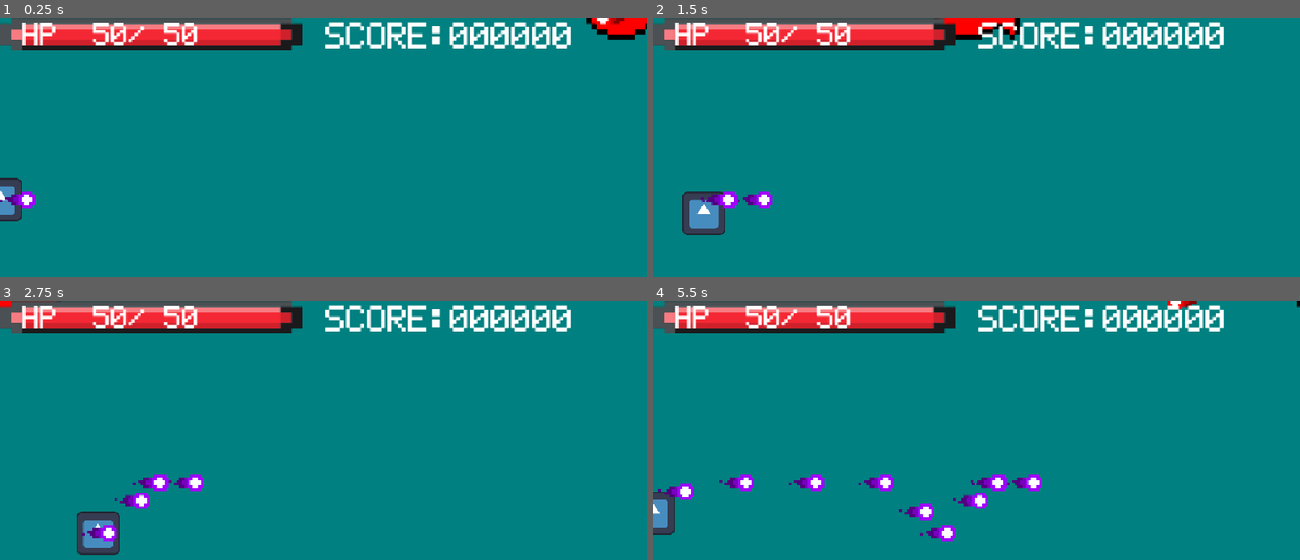
Above: before the commit, frames 1-4 (two rows, left to right).
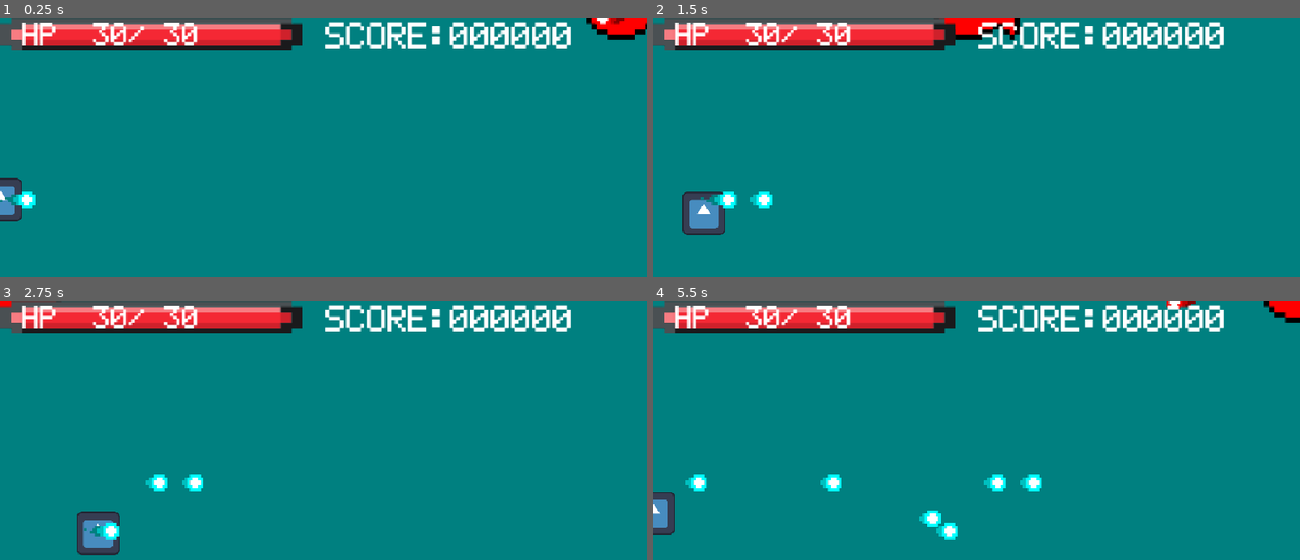
Above: after the commit, the same moments.

Repository: aomushi0710/shooting_game
Game: Godot game, scene res://scene/stage.tscn
Two runs of this game, one before a commit and one after it. Both use one fixed random seed, a clock stepped at 60 frames per second and the inputs below. This scene is started directly instead of the project's main scene. The engine's default icon, where the game draws it, is replaced by a stand-in: a white triangle on a blue panel in a dark square.
Inputs:
- Up to frame 1 (0.25 s): no input
- Up to frame 2 (1.5 s): hold Right (move_right) 0.53-1.28 s; hold Down (move_down) from 1.28 s (still down)
- Up to frame 3 (2.75 s): release Down (move_down) at 2.03 s; hold Right (move_right) from 2.03 s (still down)
- Up to frame 4 (5.5 s): release Right (move_right) at 2.78 s; hold Up (move_up) 2.78-3.53 s; hold Left (move_left) 3.53-5.03 s; hold Down (move_down) from 5.03 s (still down)

The runs differ from the first frame. In frame 1, 0.3% of the frame differs, in the area x 0-28%, y 3-74%; in frame 2, 0.5%; in frame 3, 0.9%; in frame 4, 2.8%, in the area x 0-100%, y 0-93%.

Commit message:
Global関数の使用によって、エディタ上で動作するtoolスクリプトの一部が発生させるエラーを修正

Diff:
--- a/component/enemy/enemy.tscn
+++ b/component/enemy/enemy.tscn
@@ -146,7 +146,7 @@
 [node name="Texture" type="AnimatedSprite2D" parent="."]
 self_modulate = Color(1, 0, 0, 1)
 sprite_frames = SubResource("SpriteFrames_wujgv")
-frame_progress = 0.892931
+frame_progress = 0.784222
 
 [node name="machinegun" parent="." instance=ExtResource("4_t304t")]
 process_mode = 4
--- a/component/player.tscn
+++ b/component/player.tscn
@@ -27,7 +27,7 @@
 script = ExtResource("4_sweqy")
 id = 0
 name = "hp"
-value = 50.0
+value = 30.0
 min_value = 0.0
 type = 2
 use_point = true
@@ -42,7 +42,7 @@
 script = ExtResource("4_sweqy")
 id = 1
 name = "damage"
-value = 10.0
+value = 30.0
 min_value = 0.0
 type = 2
 use_point = true
@@ -102,7 +102,7 @@
 script = ExtResource("4_sweqy")
 id = 5
 name = "fire_rate"
-value = 0.5
+value = 1.0
 min_value = 0.0
 type = 3
 use_point = false
@@ -139,16 +139,14 @@
 
 [node name="Texture" type="AnimatedSprite2D" parent="."]
 sprite_frames = SubResource("SpriteFrames_hqtel")
-frame_progress = 0.747565
+frame_progress = 0.205405
 
 [node name="machinegun" parent="." instance=ExtResource("2_hqtel")]
 process_mode = 4
 visible = false
-bullet_color = Color(0.627451, 0, 1, 1)
 parameters = Array[ExtResource("4_sweqy")]([SubResource("Resource_s3n37"), SubResource("Resource_mkk5b"), SubResource("Resource_xkox8"), SubResource("Resource_rd3i4"), SubResource("Resource_eycpt"), SubResource("Resource_b2nkv"), SubResource("Resource_4u8xj")])
 
 [node name="Color" parent="machinegun" index="1"]
-modulate = Color(0.627451, 0, 1, 1)
 frame_progress = 0.473239
 
 [editable path="machinegun"]
--- a/scene/stage.tscn
+++ b/scene/stage.tscn
@@ -30,7 +30,7 @@
 enemy = ExtResource("4_vw327")
 path = ExtResource("5_0yw53")
 path_scale = Vector2(1, 1)
-duration = 100.0
+duration = 10.0
 spawn_position = Vector2(0, 0)
 spawn_direction = 1
 despawn_position = Vector2(0, 0)
--- a/script/main_scene_enemies.gd
+++ b/script/main_scene_enemies.gd
@@ -5,7 +5,7 @@
 
 	while true:
 		_spawn_enemy()
-		await get_tree().create_timer(5).timeout
+		await get_tree().create_timer(randf_range(0.5, 5.0)).timeout
 
 ## タイトル画面にランダムな種類の敵を出現させ、泳がせる関数
 func _spawn_enemy() -> void:
@@ -26,7 +26,7 @@
 
 	enemy.position = spawn_pos
 	enemy.can_shoot = false
-	enemy.scale.x *= signf(spawn_pos.x - despawn_pos.x)
+	enemy.scale.x *= signf(spawn_pos.x - despawn_pos.x) # 座標に応じて向きを反転
 	add_child(enemy)
 
 	var tween: Tween = self.create_tween()
--- a/script/spawn_data.gd
+++ b/script/spawn_data.gd
@@ -26,6 +26,9 @@
 ## 補正に失敗した場合は元の値が渡されます。
 @export var spawn_position: Vector2:
 	get:
+		if Engine.is_editor_hint():
+			return spawn_position
+
 		if enemy:
 			var instance := enemy.instantiate()
 
@@ -47,6 +50,9 @@
 ## 補正に失敗した場合は元の値が渡されます。
 @export var despawn_position: Vector2:
 	get:
+		if Engine.is_editor_hint():
+			return spawn_position
+
 		if enemy:
 			var instance := enemy.instantiate()
 
